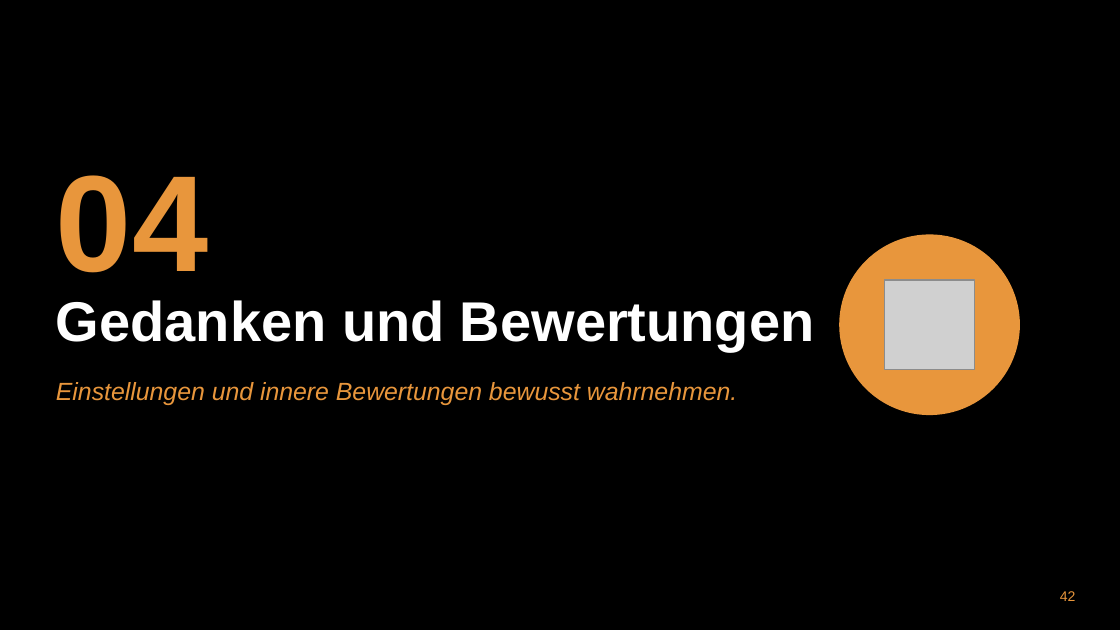
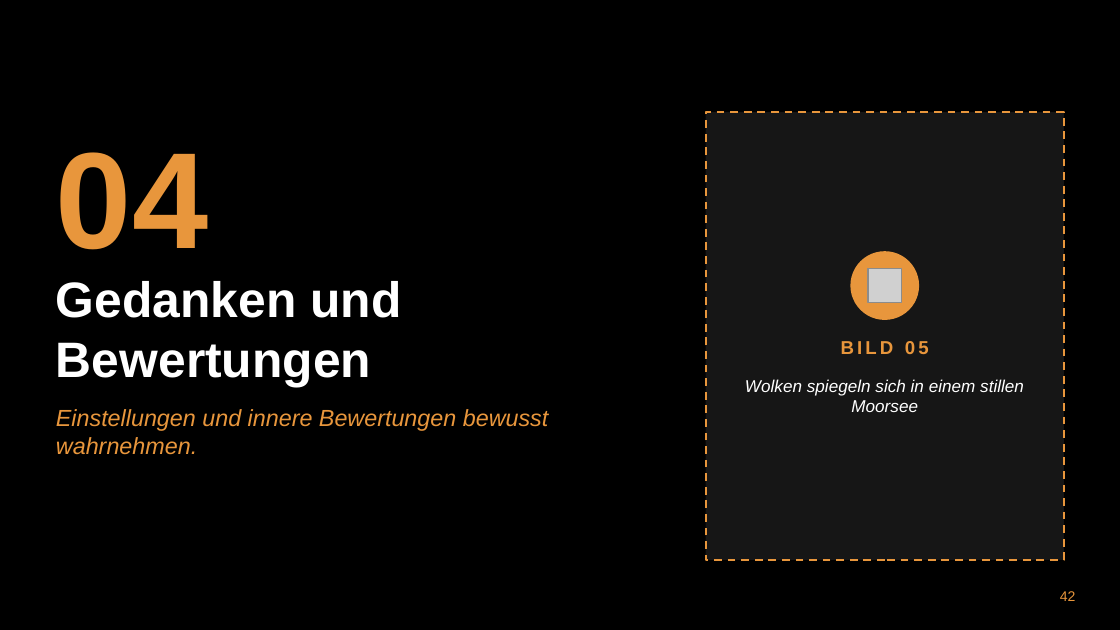
Before and after one commit to munderlohsven-dev/BVKT, a slide deck: slide 42 of praesentationen/zweitagesseminar_mentale_staerke_achtsamkeit/Zweitagesseminar_Mentale_Staerke_Achtsamkeit.pptx. Drawn at 1120x630 pixels with LibreOffice and Linux fonts; fonts in the diff are those of the drawing; grey boxes stand for pictures; background and template pictures are left out. Boxes give left, top, right and bottom in pixels: in the first picture for what was removed or moved away, otherwise in the second. Text is boxed around its words. In the diff, an @@ line names an element or a change of style, - is before the commit and + after.

```diff
--- a/praesentationen/zweitagesseminar_mentale_staerke_achtsamkeit/Zweitagesseminar_Mentale_Staerke_Achtsamkeit.pptx
+++ b/praesentationen/zweitagesseminar_mentale_staerke_achtsamkeit/Zweitagesseminar_Mentale_Staerke_Achtsamkeit.pptx
@@ text "04": place and size @@
-text "04" at bbox=[56, 175, 208, 273]
+text "04" at bbox=[56, 152, 208, 250]
@@ rectangle added at bbox=[706, 112, 1064, 560], fill #161616, outline #E8963C 1.25 pt dashed @@
@@ text "Gedanken und Bewertungen": place and size @@
-text "Gedanken und Bewertungen" at bbox=[56, 300, 814, 351]
+text "Gedanken und Bewertungen" at bbox=[56, 281, 401, 387]
@@ text "Gedanken und Bewertungen" at bbox=[56, 281, 401, 387]: size 36 to 32 pt; vertical alignment top to middle @@
@@ ellipse: place and size @@
-ellipse at bbox=[840, 235, 1019, 414]
+ellipse at bbox=[851, 252, 918, 319]
@@ picture added at bbox=[868, 269, 902, 302] @@
@@ picture removed at bbox=[885, 280, 974, 370] @@
@@ text added at bbox=[841, 341, 929, 354], 12 pt, text #E8963C, bold @@
+BILD 05
@@ text added at bbox=[745, 379, 1024, 412], 11 pt, text #FFFFFF, italic @@
+Wolken spiegeln sich in einem stillen Moorsee
@@ text "Einstellungen und innere Bewertungen bewusst ...": place and size @@
-text "Einstellungen und innere Bewertungen bewusst ..." at bbox=[56, 382, 737, 405]
+text "Einstellungen und innere Bewertungen bewusst ..." at bbox=[56, 409, 549, 455]
@@ text "Einstellungen und innere Bewertungen bewusst ..." at bbox=[56, 409, 549, 455]: size 16 to 15 pt @@
```
Also in this commit, not shown: 28 other slides changed, 7 other files.
